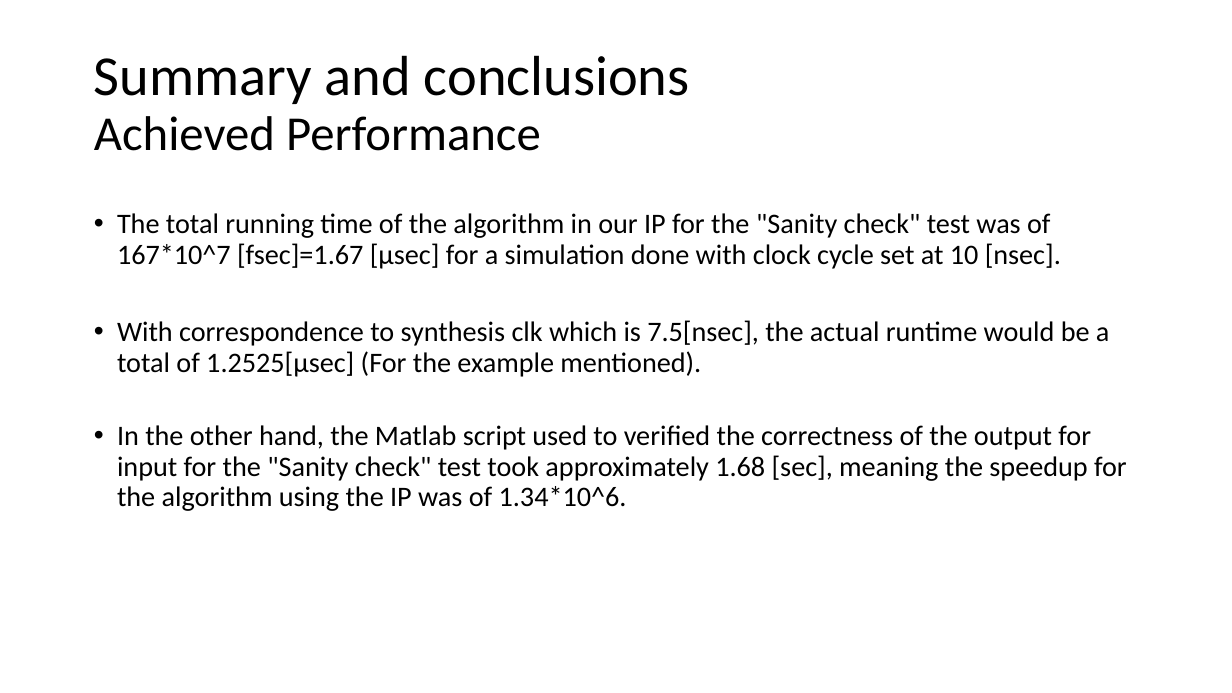
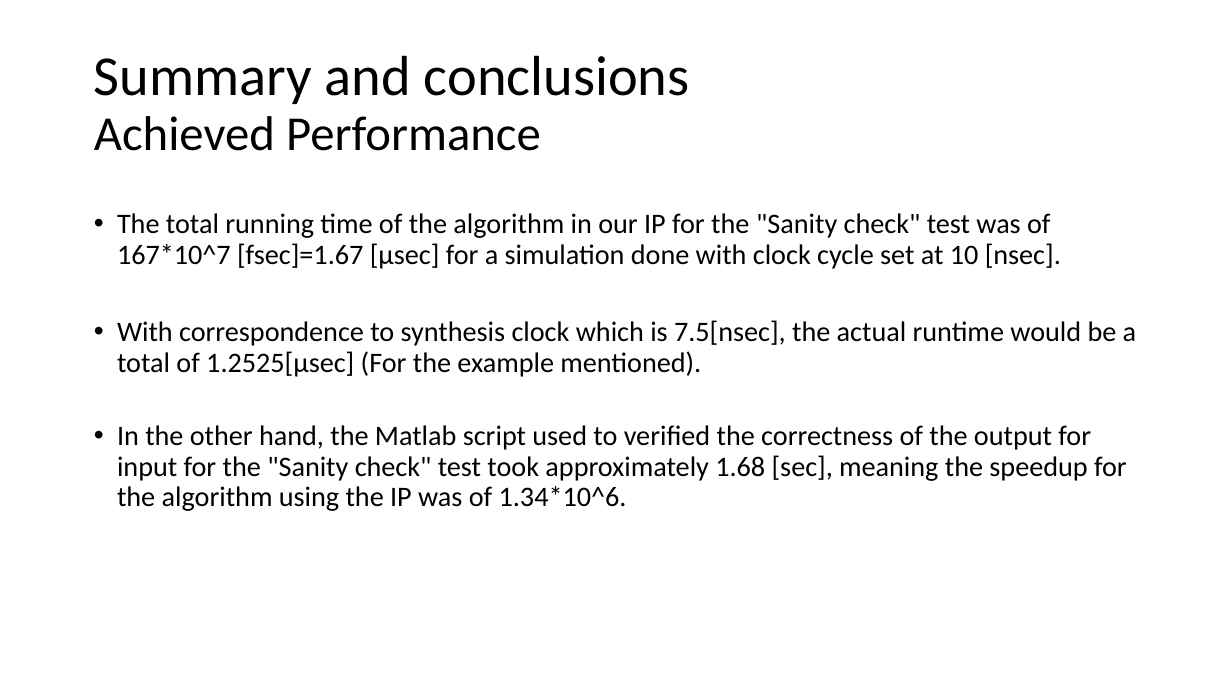
Before and after one commit to liotahuf/project_k_means, a slide deck: slide 39 of Final presentation_v3.pptx. Drawn at 1232x693 pixels with LibreOffice and Linux fonts; fonts in the diff are those of the drawing. Boxes give left, top, right and bottom in pixels: in the first picture for what was removed or moved away, otherwise in the second. Text is boxed around its words. In the diff, an @@ line names an element or a change of style, - is before the commit and + after.

```diff
--- a/Final presentation_v3.pptx
+++ b/Final presentation_v3.pptx
@@ text at box(117, 320, 1137, 377): text changed @@
-• With correspondence to synthesis clk which is 7.5[nsec], the actual runtime would be a total of 1.2525[μsec] (For the example mentioned).
+• With correspondence to synthesis clock which is 7.5[nsec], the actual runtime would be a total of 1.2525[μsec] (For the example mentioned).
```
Also in this commit, not shown: 1 other slide changed.
